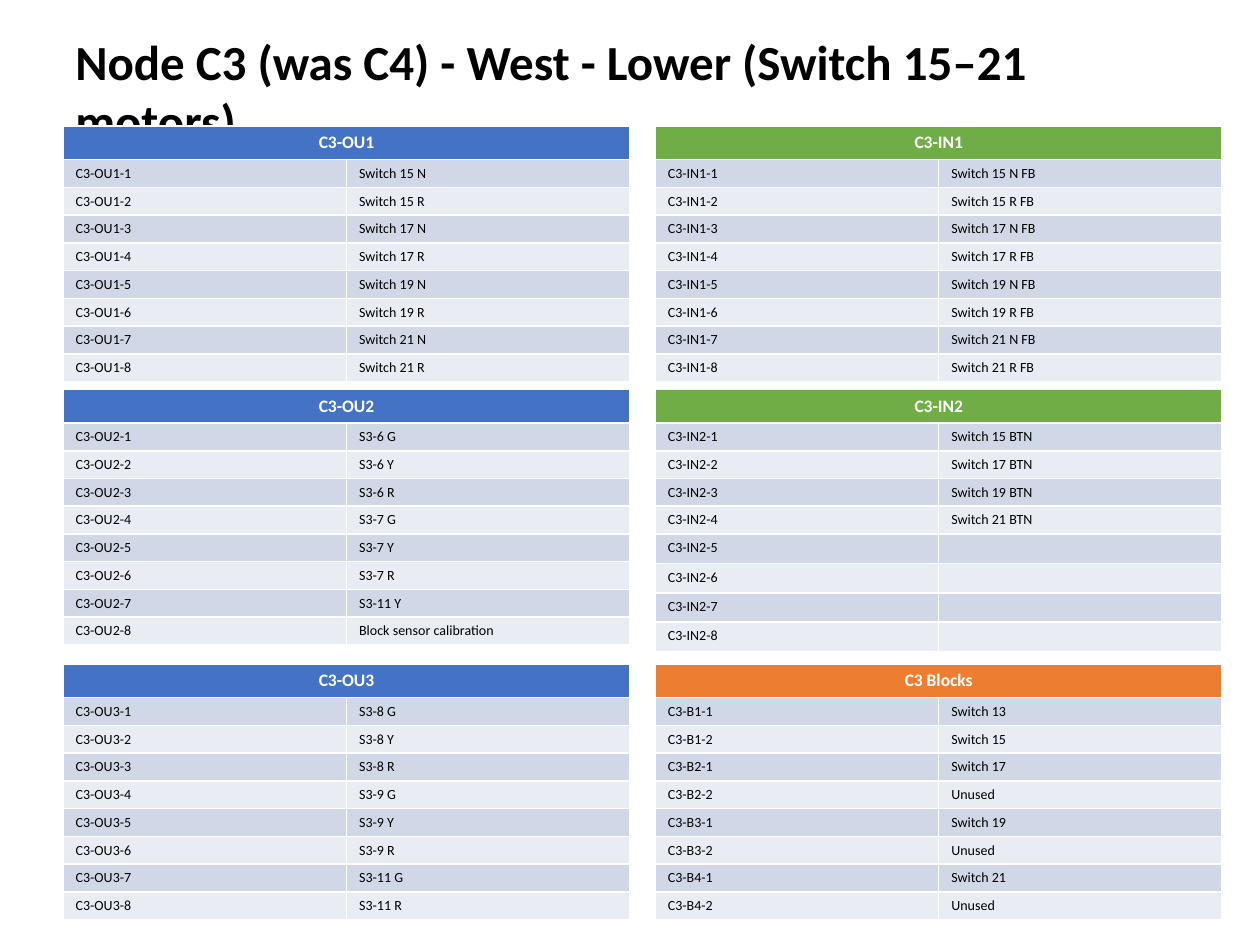
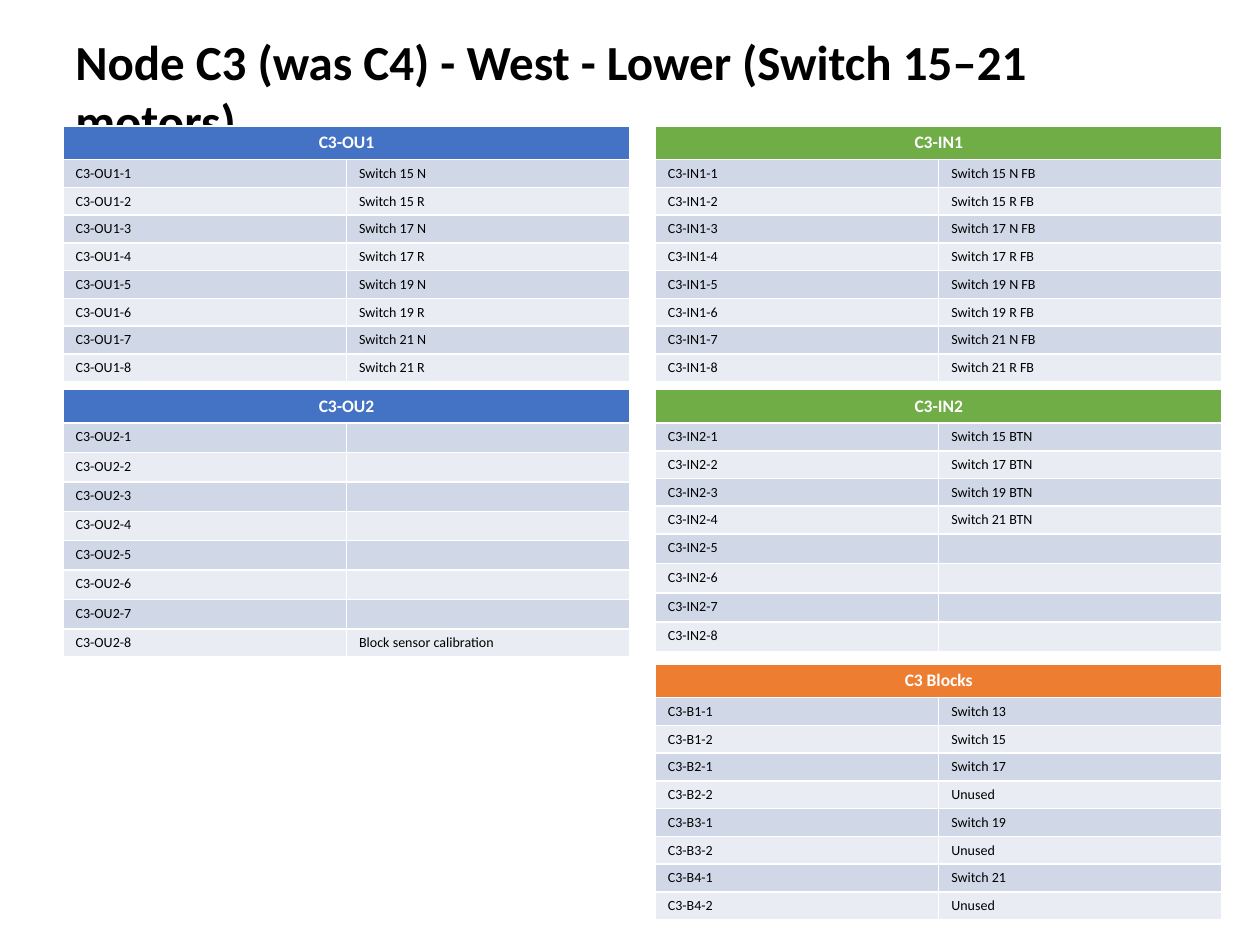
Before and after one commit to lnevo/hart, a slide deck: slide 5 of docs/wiring/Wiring_Schematic.pptx. Drawn at 1260x945 pixels with LibreOffice and Linux fonts; fonts in the diff are those of the drawing. Boxes give left, top, right and bottom in pixels: in the first picture for what was removed or moved away, otherwise in the second. Text is boxed around its words. In the diff, an @@ line names an element or a change of style, - is before the commit and + after.

```diff
--- a/docs/wiring/Wiring_Schematic.pptx
+++ b/docs/wiring/Wiring_Schematic.pptx
@@ table at (63,389,630,651) @@
-row 2, column 2: S3-6 G
+row 2, column 2: 
-row 3, column 2: S3-6 Y
+row 3, column 2: 
-row 4, column 2: S3-6 R
+row 4, column 2: 
-row 5, column 2: S3-7 G
+row 5, column 2: 
-row 6, column 2: S3-7 Y
+row 6, column 2: 
-row 7, column 2: S3-7 R
+row 7, column 2: 
-row 8, column 2: S3-11 Y
+row 8, column 2: 
@@ table removed at (63,664,630,914), 9 rows, 2 columns @@
-C3-OU3 | 
-C3-OU3-1 | S3-8 G
-C3-OU3-2 | S3-8 Y
-C3-OU3-3 | S3-8 R
-C3-OU3-4 | S3-9 G
-C3-OU3-5 | S3-9 Y
-C3-OU3-6 | S3-9 R
-C3-OU3-7 | S3-11 G
-C3-OU3-8 | S3-11 R
```
Also in this commit, not shown: 9 other slides changed, 9 other files.
